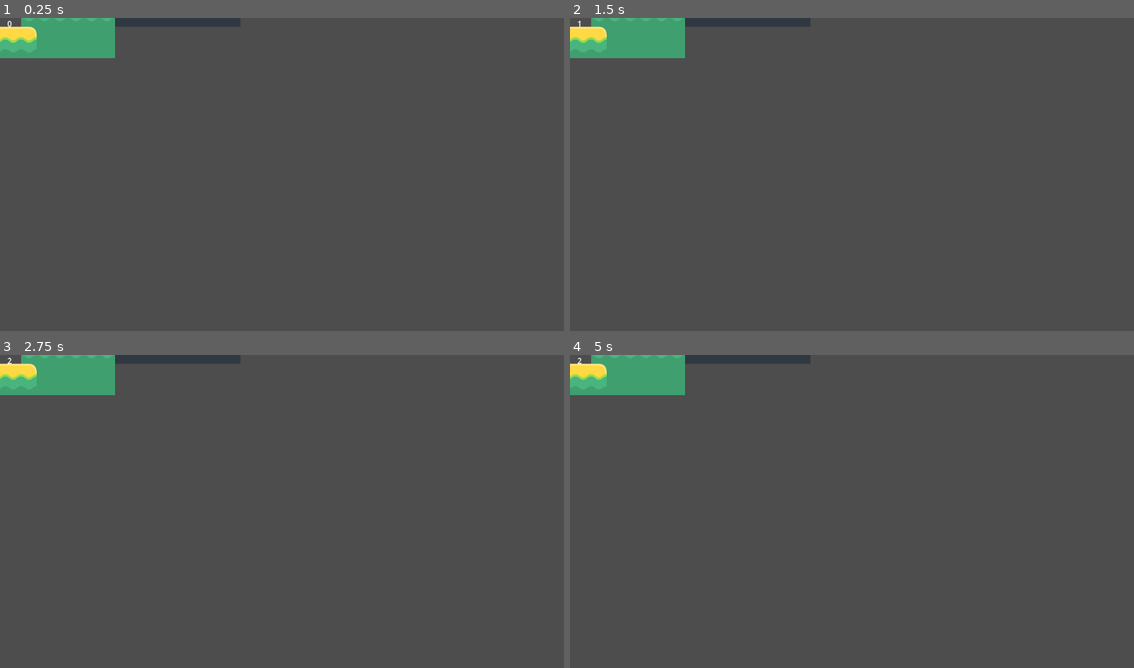
Above: before the commit, frames 1-4 (two rows, left to right).
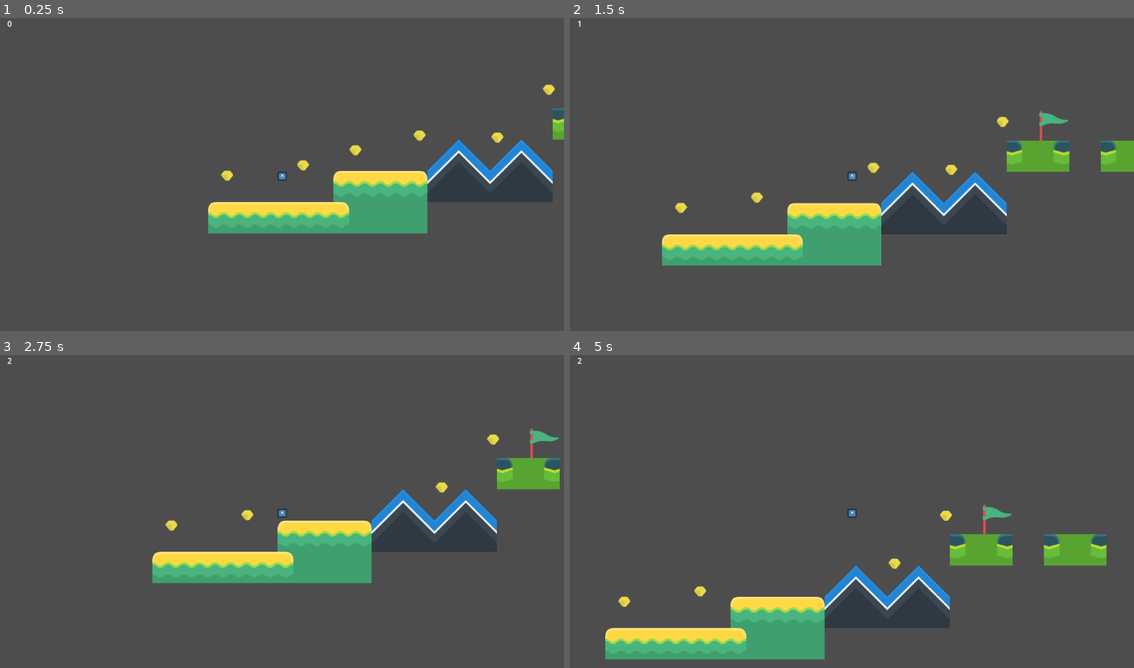
Above: after the commit, the same moments.

Repository: alwod/ADA-GameJam
Game: Godot game, scene res://levels/level_1.tscn
Same seed, same stepped clock (60 frames per second), same inputs: the game is played once before the commit and once after it. The engine's default icon, where the game draws it, is replaced by a stand-in: a white triangle on a blue panel in a dark square.
Inputs:
- Up to frame 1 (0.25 s): no input
- Up to frame 2 (1.5 s): hold S (duck) 0.53-1.28 s; hold D (move_right) from 0.53 s (still down); tap Space (jump) at 0.77 s; tap S (duck) at 1.35 s
- Up to frame 3 (2.75 s): tap Space (jump) at 1.52 s; release D (move_right) at 2.03 s; hold A (move_left) from 2.03 s (still down); hold S (duck) from 2.03 s (still down)
- Up to frame 4 (5 s): release A (move_left) at 2.78 s; release S (duck) at 2.78 s; hold D (move_right) 2.78-4.28 s; tap S (duck) at 2.85, 4.35 s; tap Space (jump) at 3.02, 3.77, 4.52 s; hold S (duck) 3.53-4.28 s; hold A (move_left) from 4.28 s (still down)

The runs differ from the first frame. In frame 1, 12% of the frame differs, in the area x 0-100%, y 0-69%; in frame 2, 14%; in frame 3, 13%; in frame 4, 14%, in the area x 0-96%, y 0-98%.

Commit message:
fixed hud

Diff:
--- a/source/levels/level_1.tscn
+++ b/source/levels/level_1.tscn
@@ -1,9 +1,8 @@
-[gd_scene load_steps=7 format=4 uid="uid://c8btxc1wjq1pm"]
+[gd_scene load_steps=6 format=4 uid="uid://c8btxc1wjq1pm"]
 
 [ext_resource type="Texture2D" uid="uid://cajwu6wl5y1k7" path="res://kenney_abstract-platformer/Tilesheet/tilesheet_complete.png" id="1_vn7o3"]
 [ext_resource type="PackedScene" uid="uid://chfevr6ydp1ni" path="res://player/player_v3.tscn" id="2_jirdo"]
 [ext_resource type="PackedScene" uid="uid://bsk54chxx04cd" path="res://coin.tscn" id="3_bt44k"]
-[ext_resource type="PackedScene" uid="uid://betx2fwdu5xvn" path="res://hud.tscn" id="4_kx6l7"]
 
 [sub_resource type="TileSetAtlasSource" id="TileSetAtlasSource_jirdo"]
 texture = ExtResource("1_vn7o3")
@@ -514,5 +513,3 @@
 
 [node name="Coin6" parent="." instance=ExtResource("3_bt44k")]
 position = Vector2(483, -212)
-
-[node name="HUD" parent="." instance=ExtResource("4_kx6l7")]
--- a/source/player/player_v3.tscn
+++ b/source/player/player_v3.tscn
@@ -1,7 +1,8 @@
-[gd_scene load_steps=4 format=3 uid="uid://chfevr6ydp1ni"]
+[gd_scene load_steps=5 format=3 uid="uid://chfevr6ydp1ni"]
 
 [ext_resource type="Script" uid="uid://cgqfm5uf05sn2" path="res://player/player_v3.gd" id="1_4gc3r"]
 [ext_resource type="Texture2D" uid="uid://b0ewa2a4yfty" path="res://icon.svg" id="1_7tpc1"]
+[ext_resource type="PackedScene" uid="uid://betx2fwdu5xvn" path="res://hud.tscn" id="3_8mfy8"]
 
 [sub_resource type="CapsuleShape2D" id="CapsuleShape2D_4gc3r"]
 
@@ -15,3 +16,7 @@
 position = Vector2(0.5, 0)
 scale = Vector2(0.14843749, 0.14062499)
 texture = ExtResource("1_7tpc1")
+
+[node name="Camera2D" type="Camera2D" parent="."]
+
+[node name="HUD" parent="." instance=ExtResource("3_8mfy8")]
